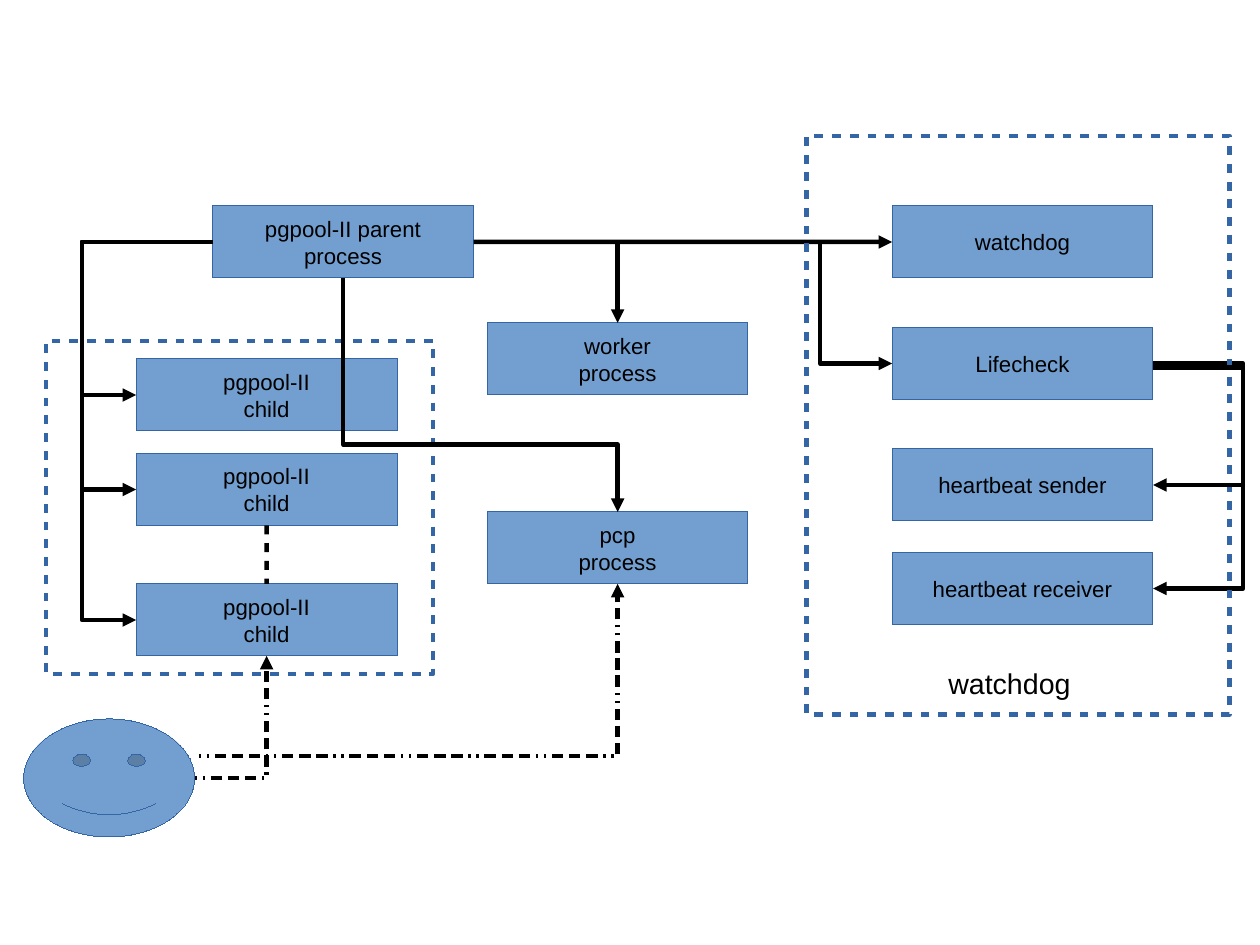
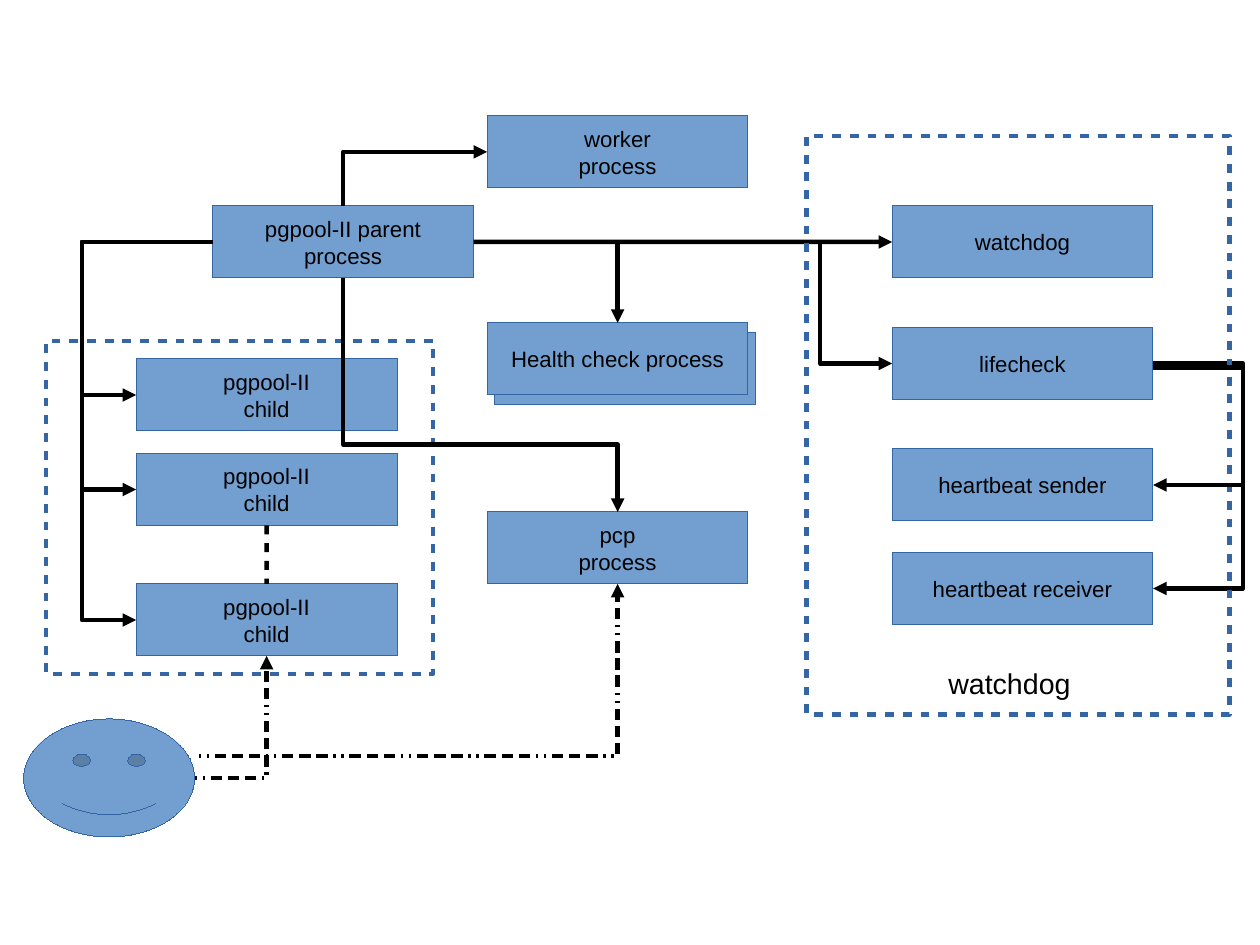
Before and after one commit to pgpool/pgpool2, a slide deck: slide 1 of doc.ja/src/figures/process-diagram.odp. Drawn at 1260x945 pixels with LibreOffice and Linux fonts; fonts in the diff are those of the drawing. Boxes give left, top, right and bottom in pixels: in the first picture for what was removed or moved away, otherwise in the second. Text is boxed around its words. In the diff, an @@ line names an element or a change of style, - is before the commit and + after.

```diff
--- a/doc.ja/src/figures/process-diagram.odp
+++ b/doc.ja/src/figures/process-diagram.odp
@@ rectangle added at box(487, 115, 748, 188), fill #729FCF, outline #3465A4 0 pt, 14 pt, text #000000 @@
+worker
+process
@@ elbow arrow added from (343, 206) to (487, 152), #000000 2.83 pt @@
@@ rectangle added at box(487, 324, 748, 396), fill #729FCF, outline #3465A4 0 pt, 14 pt, text #000000 @@
+Health check process
@@ rectangle "Health check process": place and size @@
-rectangle "Health check process" at box(487, 324, 748, 396)
+rectangle "Health check process" at box(495, 333, 756, 405)
@@ text in rectangle at box(519, 351, 724, 372): text changed @@
-worker
-process
+Health check process
@@ text in rectangle at box(979, 356, 1066, 372): text changed @@
-Lifecheck
+lifecheck
```
Also in this commit, not shown: 5 other files.
